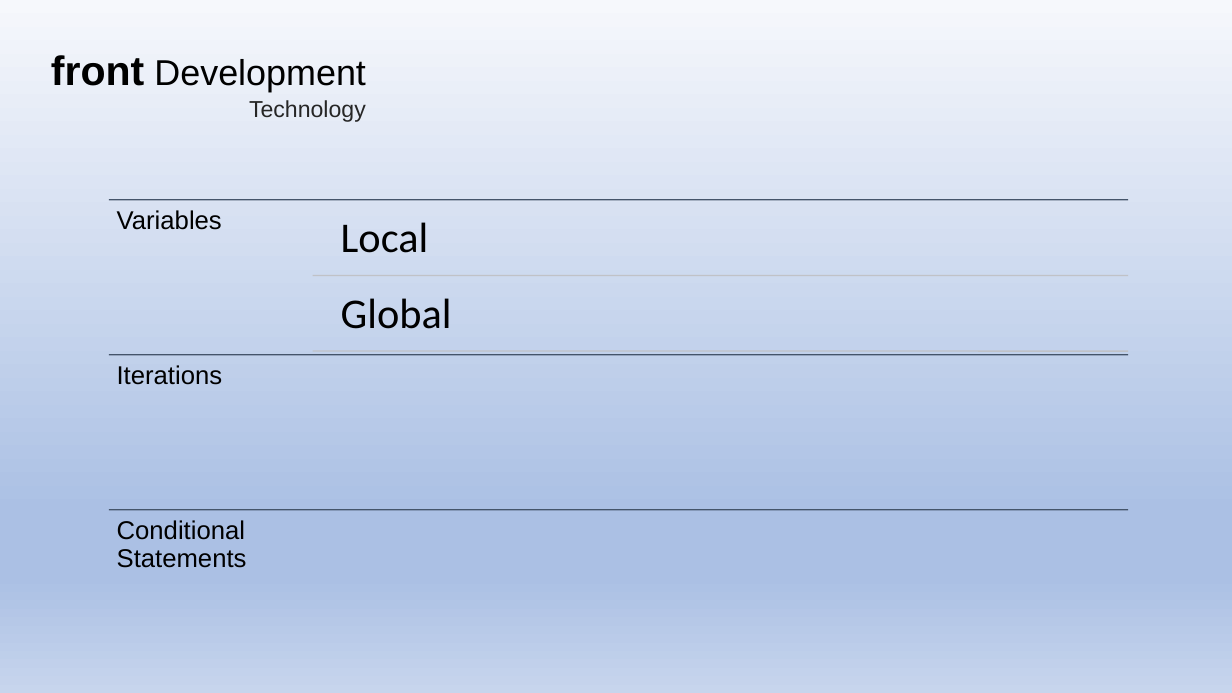
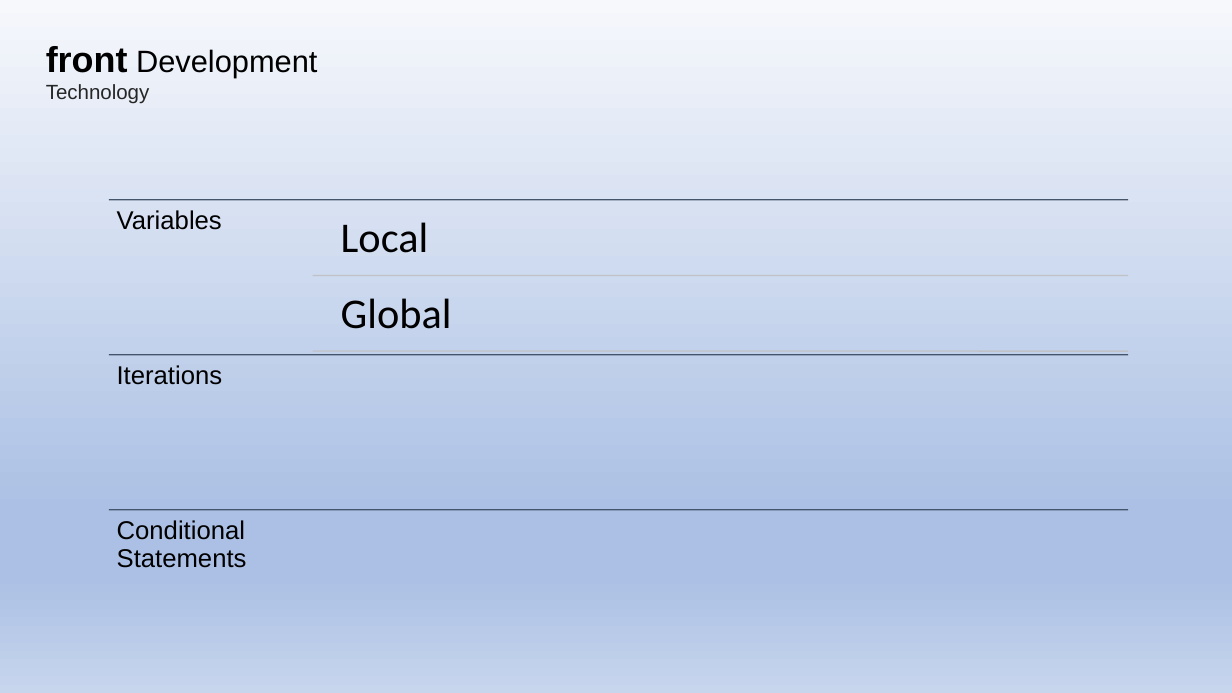
Before and after one commit to aleptra/front, a slide deck: slide 7 of _front.pptx (slide 6 before the commit). Drawn at 1232x693 pixels with LibreOffice and Linux fonts; fonts in the diff are those of the drawing. Boxes give left, top, right and bottom in pixels: in the first picture for what was removed or moved away, otherwise in the second. Text is boxed around its words. In the diff, an @@ line names an element or a change of style, - is before the commit and + after.

```diff
--- a/_front.pptx
+++ b/_front.pptx
@@ text "front Development": place and size @@
-text "front Development" at box(51, 55, 366, 122)
+text "front Development" at box(46, 46, 317, 104)
@@ text "front Development" at box(46, 46, 317, 104): size 32 to 28 pt in "front"; size 28 to 24 pt in "Development"; size 18 to 16 pt in "Technology"; alignment right to left @@
```
Also in this commit, not shown: 16 other slides changed, 2 slides added.
